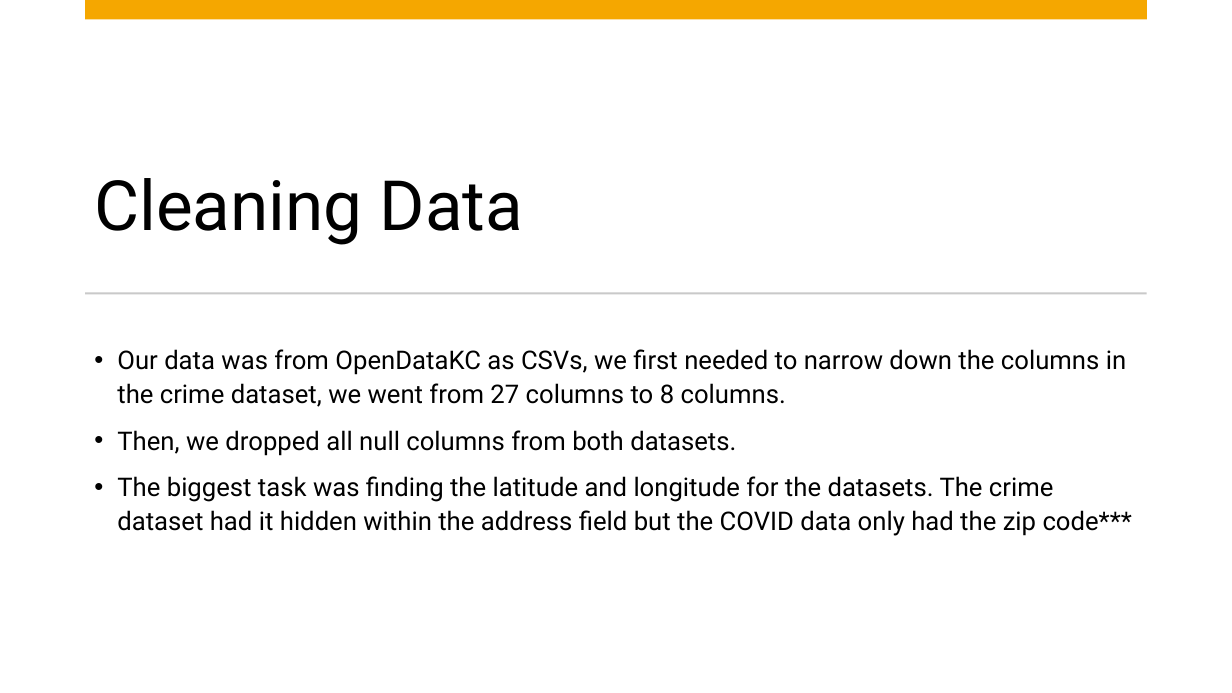
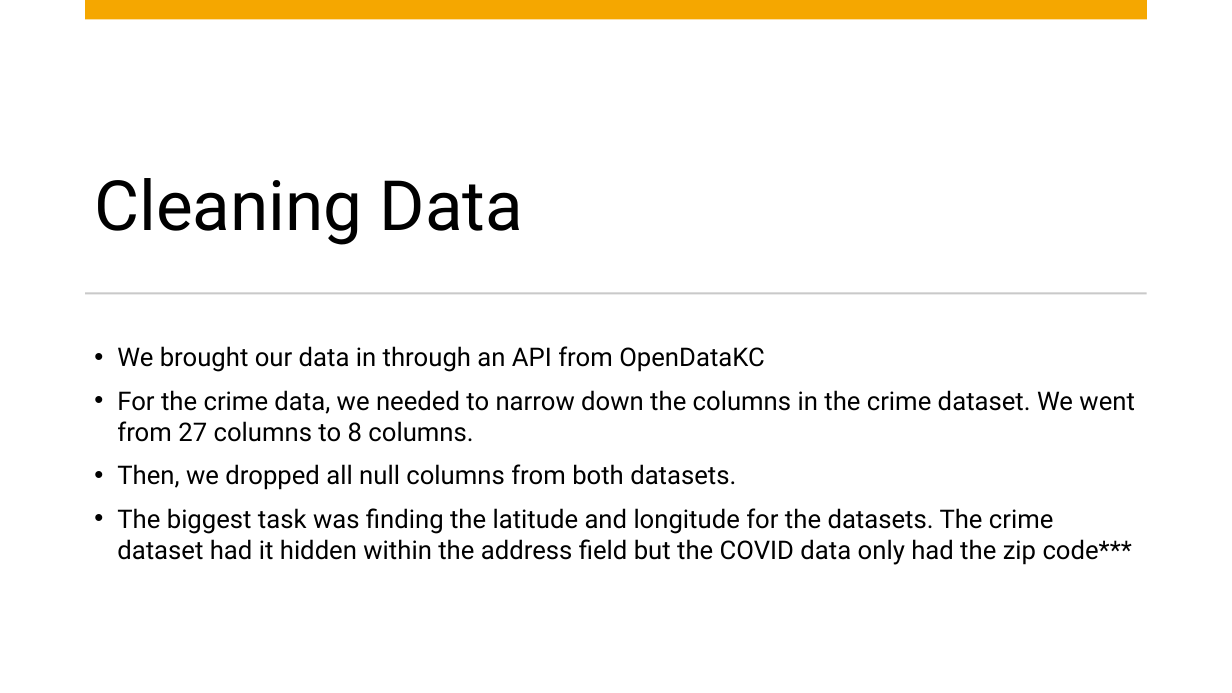
Before and after one commit to CecilyGriffin/CrimeVSCOVID-KC, a slide deck: slide 4 of ETL PROJECT POWERPOINT.pptx. Drawn at 1232x693 pixels with LibreOffice and Linux fonts; fonts in the diff are those of the drawing. Boxes give left, top, right and bottom in pixels: in the first picture for what was removed or moved away, otherwise in the second. Text is boxed around its words. In the diff, an @@ line names an element or a change of style, - is before the commit and + after.

```diff
--- a/ETL PROJECT POWERPOINT.pptx
+++ b/ETL PROJECT POWERPOINT.pptx
@@ text at [117, 346, 1135, 442]: text changed @@
-• Our data was from OpenDataKC as CSVs, we first needed to narrow down the columns in the crime dataset, we went from 27 columns to 8 columns.
+• We brought our data in through an API from OpenDataKC
+• For the crime data, we needed to narrow down the columns in the crime dataset. We went from 27 columns to 8 columns.
@@ text at [117, 464, 1132, 565]: line spacing 1.1 to 1 @@
```
Also in this commit, not shown: 3 other slides changed, 2 slides added, 1 slide removed, 6 other files.
